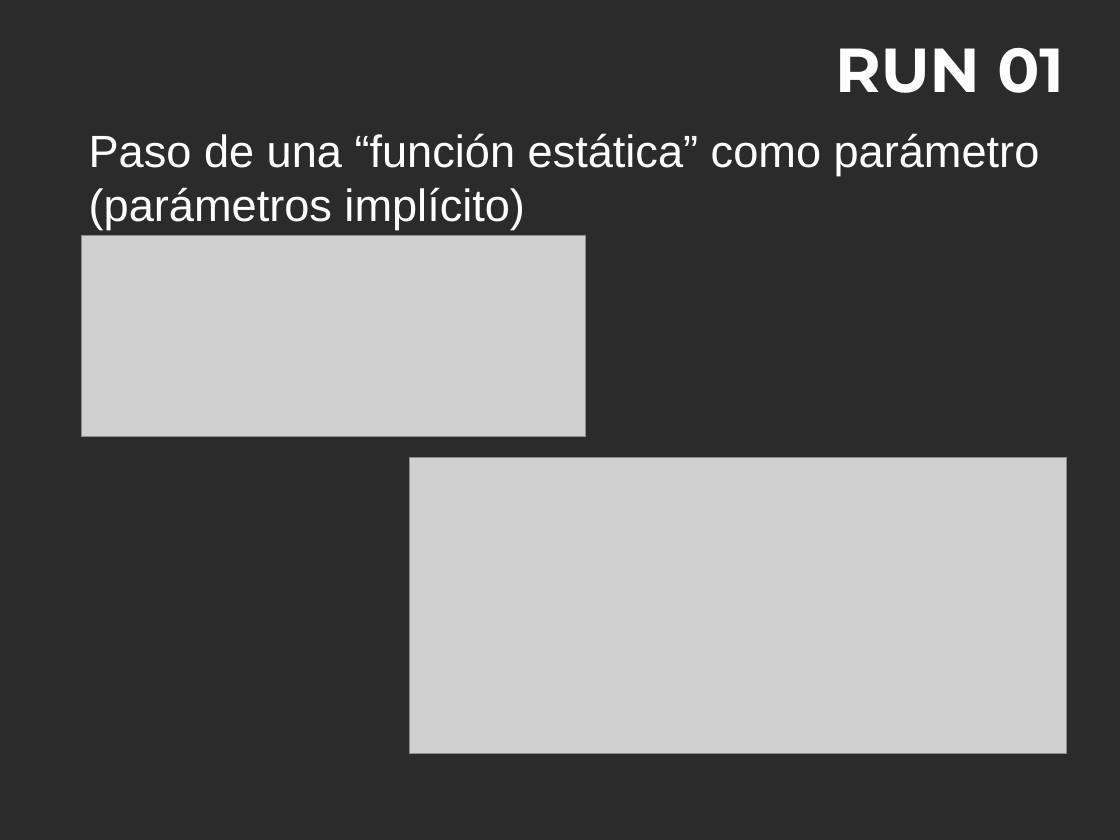
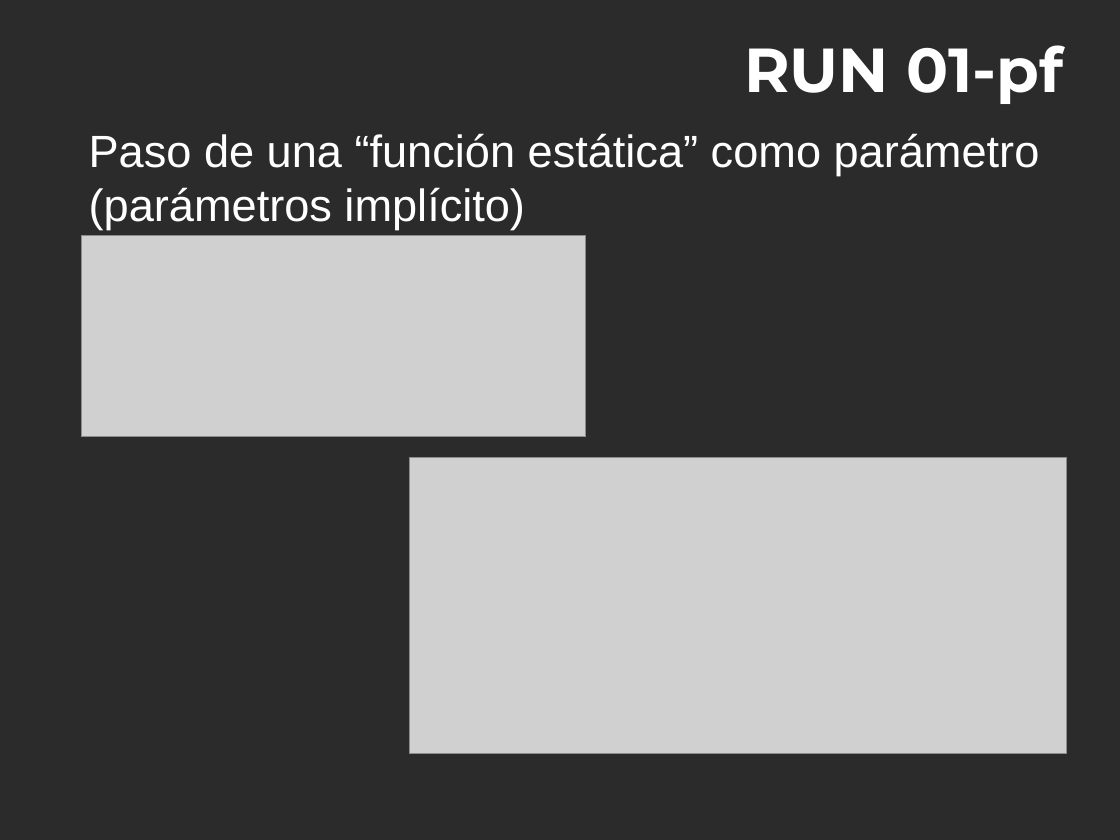
Before and after one commit to yracnet/java-fp, a slide deck: slide 7 of java-fp.odp. Drawn at 1120x840 pixels with LibreOffice and Linux fonts; fonts in the diff are those of the drawing; grey boxes stand for pictures; background and template pictures are left out; a plain dark background stands for a picture behind light text. Boxes give left, top, right and bottom in pixels: in the first picture for what was removed or moved away, otherwise in the second. Text is boxed around its words. In the diff, an @@ line names an element or a change of style, - is before the commit and + after.

```diff
--- a/java-fp.odp
+++ b/java-fp.odp
@@ title at (744, 45, 1064, 104): text changed @@
-RUN 01
+RUN 01-pf
```
Also in this commit, not shown: 3 other slides changed, 1 other file.
